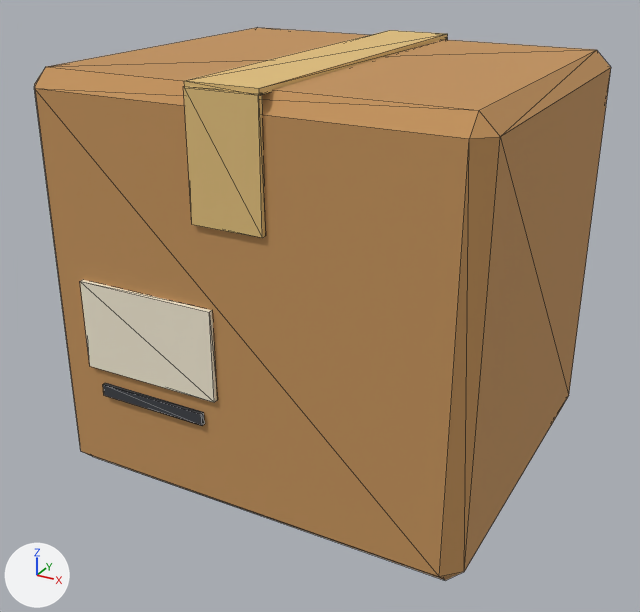
Two versions of the glTF model assets/props/box_small.glb, one commit apart.
Before and after are seen from a camera (50 mm lens) standing at (0.295, -0.562, 0.39) and looking at (-0.004, -0.019, 0.118). Lighting does not change. The marker at lower left points along +X, +Y and +Z. The picture after the commit comes second. Mesh edges are drawn as thin lines. Vertices at exactly the same position are counted once.

Objects in the first picture: 'box_small'.
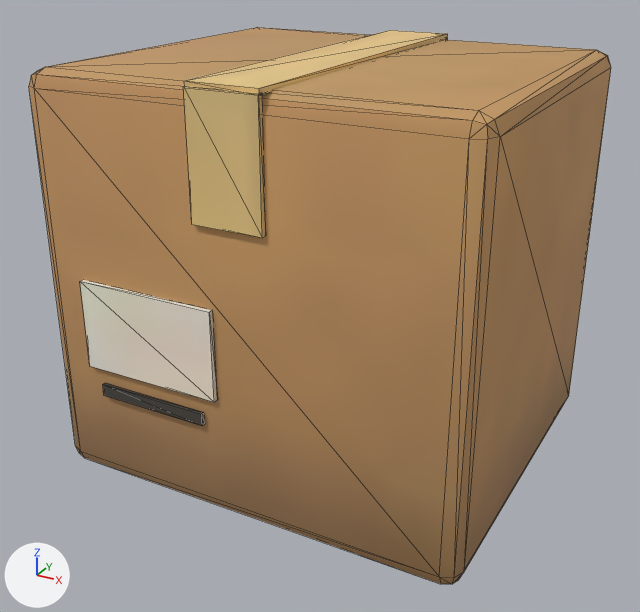
The change, as JSON lines over the scene's bpy script:
```json
{"op": "add", "block": "img_box_small_orm", "code": ["img_box_small_orm = load_image('box_small_orm', '_unpacked/box_small_orm', 34, 34, 'Non-Color')"]}
{"op": "add", "block": "img_box_small_basecolor", "code": ["img_box_small_basecolor = load_image('box_small_basecolor', '_unpacked/box_small_basecolor', 68, 68, 'sRGB')"]}
{"block": "mat_cardboard", "change": "nodes: BsdfPrincipled, OutputMaterial"}
{"block": "mat_cardboard", "change": "colours: orange #c4935b"}
{"block": "mat_cardboard", "change": "nodes: BsdfPrincipled, Mix, OutputMaterial, SeparateColor, TexImage x2"}
{"block": "mat_cardboard", "change": "colours: orange #d8a365"}
{"block": "mat_cardboard", "change": "uses the picture img_box_small_basecolor"}
{"block": "mat_cardboard", "change": "uses the picture img_box_small_orm"}
{"block": "mat_paper", "change": "nodes: BsdfPrincipled, OutputMaterial"}
{"block": "mat_paper", "change": "colours: pale yellow #f5ecd5"}
{"block": "mat_paper", "change": "nodes: BsdfPrincipled, Mix, OutputMaterial, SeparateColor, TexImage x2"}
{"block": "mat_paper", "change": "colours: white #ffffeb"}
{"block": "mat_paper", "change": "uses the picture img_box_small_basecolor"}
{"block": "mat_paper", "change": "uses the picture img_box_small_orm"}
{"op": "add", "block": "mat_bld_iron", "code": ["mat_bld_iron = bpy.data.materials.new('bld_iron')", "# colours: dark grey #534e48", "# uses the picture img_box_small_basecolor", "# uses the picture img_box_small_orm"]}
{"block": "me_box_small", "where": "# used by ob_box_small; location = (0.0, 0.0, 0.0)"}
{"op": "remove", "block": "me_box_small", "code": "me_box_small.from_pydata(...)  # 64 vertices, 104 faces; spans x -0.16..0.16, y -0.143..0.143, z 0.0..0.303"}
{"op": "add", "block": "me_box_small", "code": "me_box_small.from_pydata(...)  # 96 vertices, 168 faces; spans x -0.16..0.16, y -0.143..0.143, z 0.0..0.303"}
{"block": "me_box_small", "change": "me_box_small part 1"}
{"block": "me_box_small", "change": "32 faces are deleted"}
{"block": "me_box_small", "change": "32 vertices are added at x -0.156..0.156, y -0.136..0.137, z 0.004..0.297"}
{"block": "me_box_small", "change": "96 new faces join them, mat_cardboard"}
{"op": "remove", "block": "me_box_small", "code": "me_box_small.materials.append(mat_charcoal)  # dark grey #3b3e44"}
{"op": "add", "block": "me_box_small", "code": "me_box_small.materials.append(mat_bld_iron)"}
```

Boxes (x1, y1, x2, y2) around the edits, measured in the pictures (640 x 612 px):
```json
{"object": "box_small", "change": "surface changed, reshaped", "before": [34, 28, 611, 580], "after": [29, 28, 611, 584]}
{"part": 1, "of": "me_box_small", "change": "built on", "before": [34, 50, 611, 580], "after": [29, 50, 611, 584]}
```
